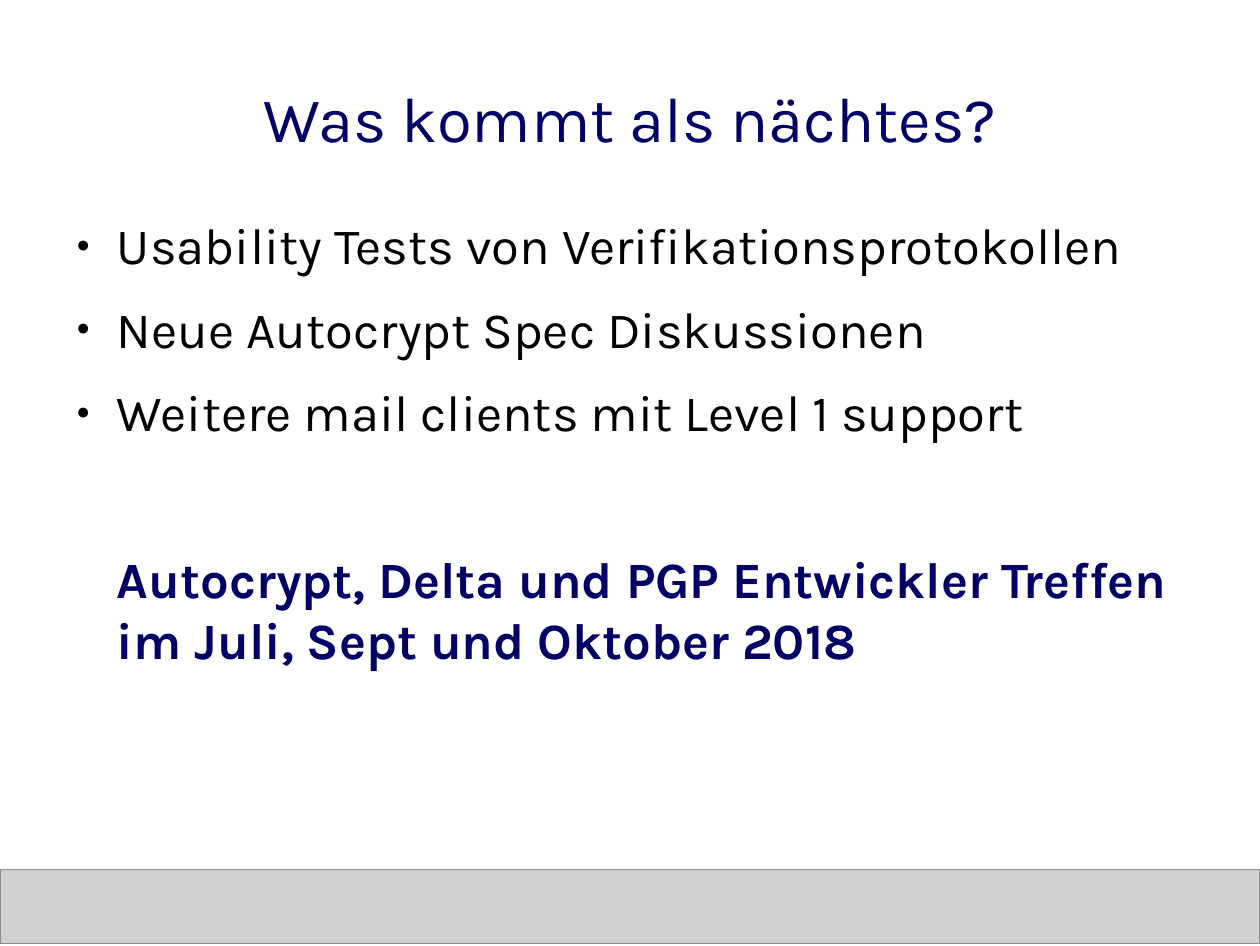
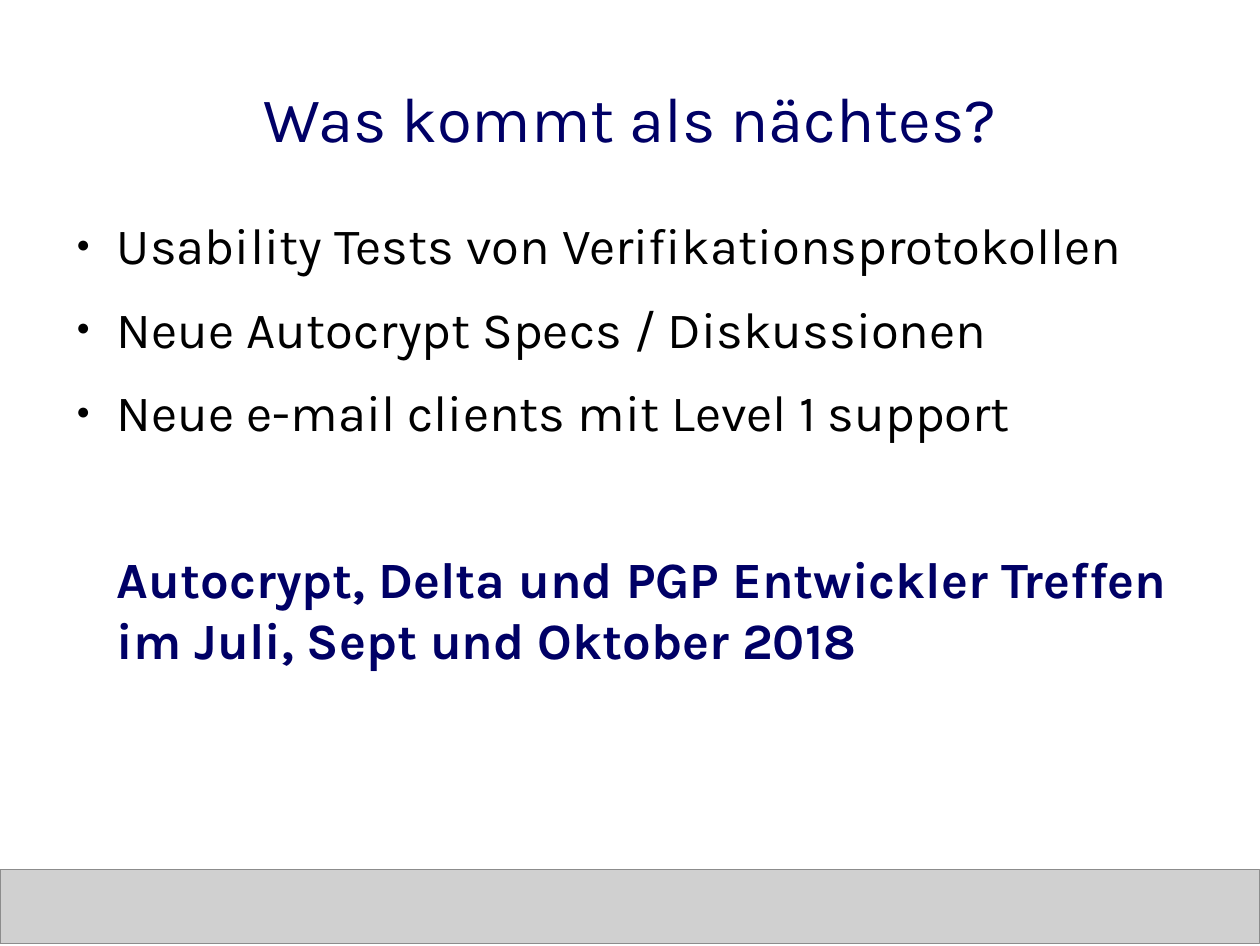
Before and after one commit to deltachat/playground, a slide deck: slide 10 of talks/dud-2018-autocrypt.odp (slide 11 before the commit). Drawn at 1260x946 pixels with LibreOffice and Linux fonts; fonts in the diff are those of the drawing; grey boxes stand for pictures. Boxes give left, top, right and bottom in pixels: in the first picture for what was removed or moved away, otherwise in the second. Text is boxed around its words. In the diff, an @@ line names an element or a change of style, - is before the commit and + after.

```diff
--- a/talks/dud-2018-autocrypt.odp
+++ b/talks/dud-2018-autocrypt.odp
@@ text at box(117, 313, 1010, 443): text changed @@
-● Neue Autocrypt Spec Diskussionen
-● Weitere mail clients mit Level 1 support
+● Neue Autocrypt Specs / Diskussionen
+● Neue e-mail clients mit Level 1 support
```
Also in this commit, not shown: 6 other slides changed, 1 slide removed.
